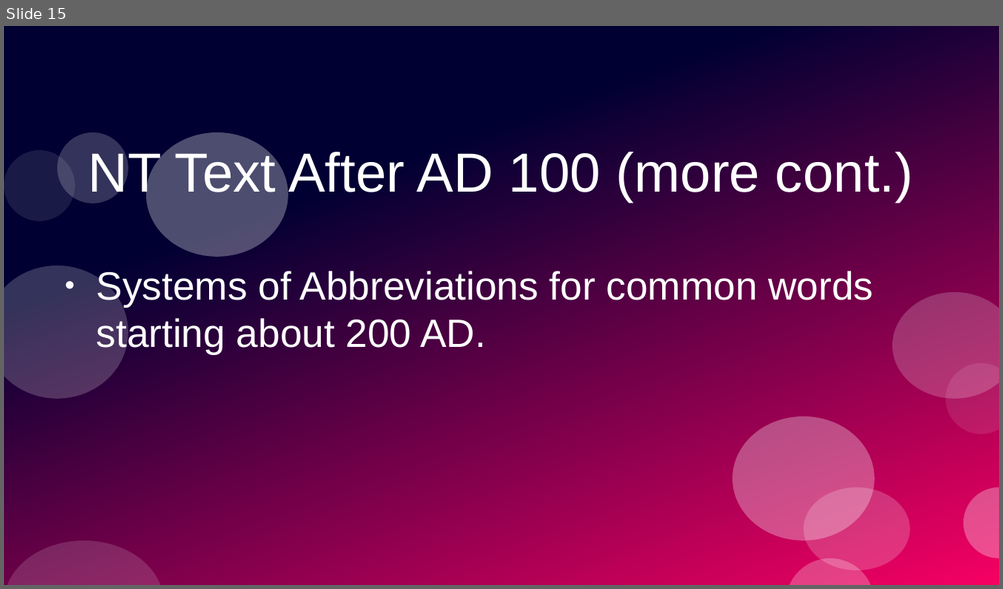
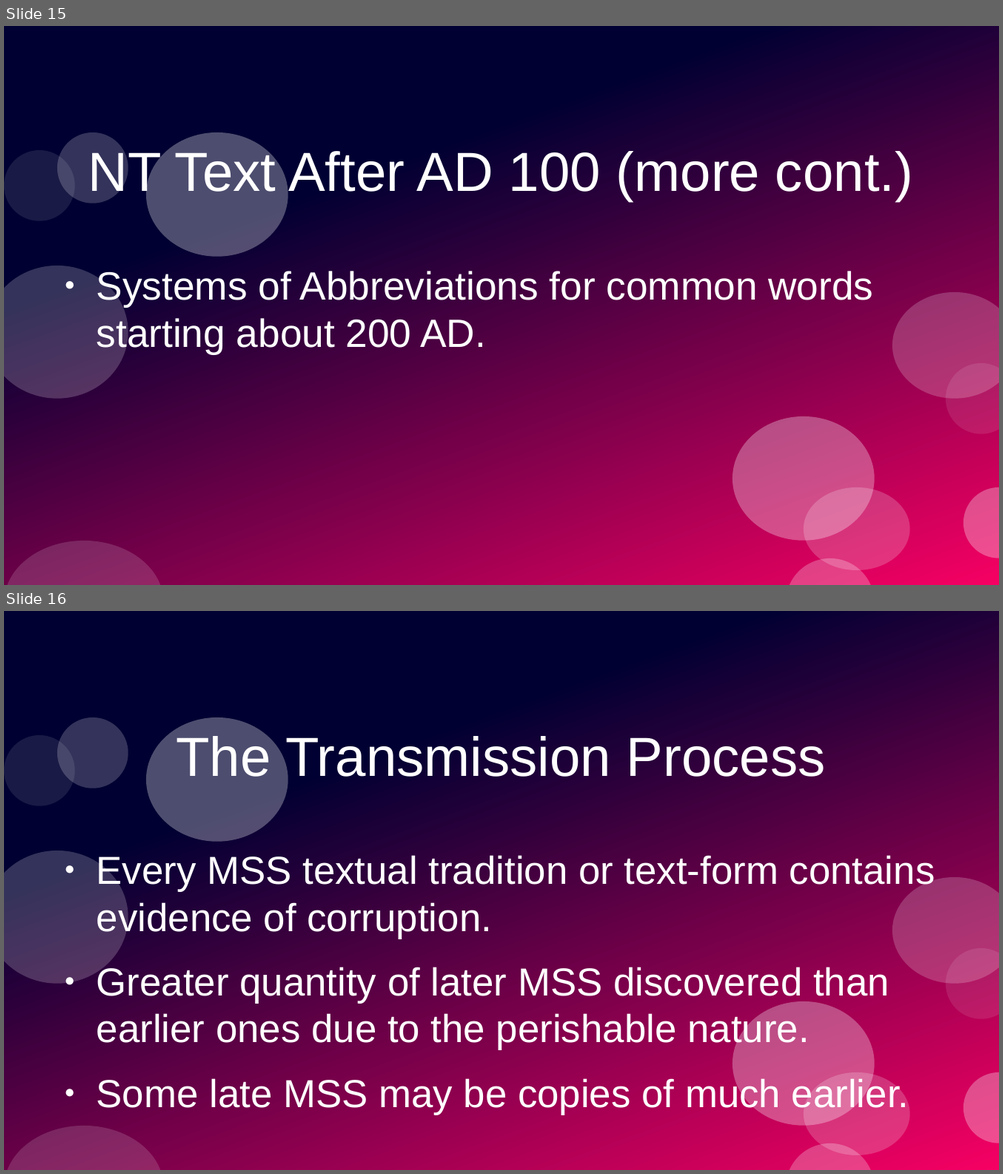
Before and after one commit to stevemac321/Music, a slide deck: LostTransmission.pptx. Shown one above the other, each under a label of ours: slide 15 before the commit, slides 15 and 16 after it. The pictures are 1003x589 and 1003x1174 pixels, drawn with LibreOffice and Linux fonts; fonts in the diff are those of the drawing. Boxes give left, top, right and bottom in pixels: in the first picture for what was removed or moved away, otherwise in the second. Text is boxed around its words. In the diff, an @@ line names an element or a change of style, - is before the commit and + after.

```diff
--- a/LostTransmission.pptx
+++ b/LostTransmission.pptx
@@ slide 16 added at (4, 611, 999, 1170), background #FFFFFF; not listed: 12 template elements that a slide beside it also shows @@
@@ text added at (176, 733, 825, 787), 44 pt, text #FFFFFF @@
+The Transmission Process
@@ text added at (96, 855, 935, 1115), 31.2 pt, text #FFFFFF @@
+● Every MSS textual tradition or text-form contains evidence of corruption.
+● Greater quantity of later MSS discovered than earlier ones due to the perishable nature.
+● Some late MSS may be copies of much earlier.
```
Also in this commit, not shown: 1 slide changed, 3 other slides added.
